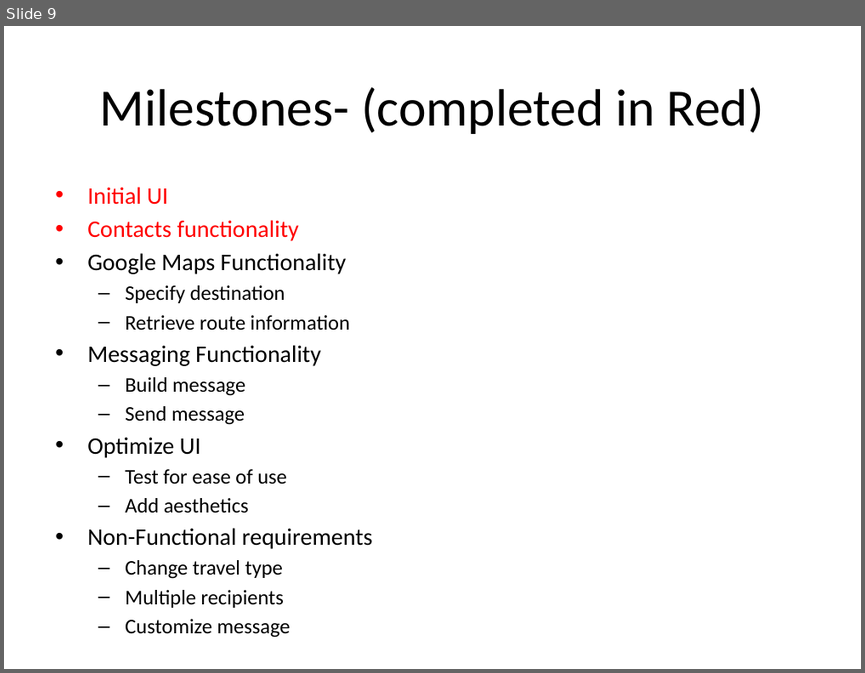
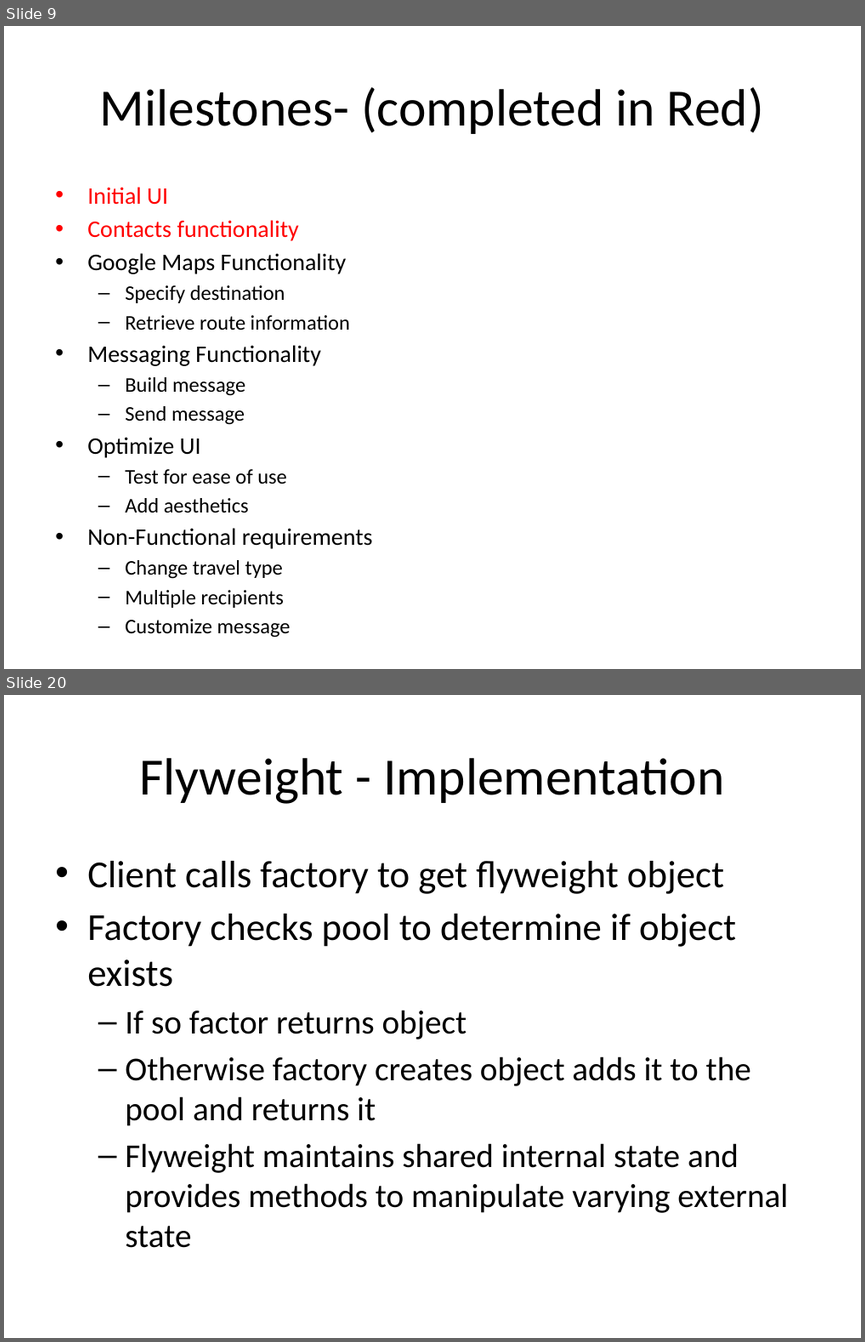
Before and after one commit to jmh9072/zolotnik, a slide deck: docs/Design review presentation.pptx. Shown one above the other, each under a label of ours: slide 9 before the commit, slides 9 and 20 after it; the slides between them are not shown. The pictures are 865x673 and 865x1342 pixels, drawn with LibreOffice and Linux fonts; fonts in the diff are those of the drawing. Boxes give left, top, right and bottom in pixels: in the first picture for what was removed or moved away, otherwise in the second. Text is boxed around its words. In the diff, an @@ line names an element or a change of style, - is before the commit and + after.

```diff
--- a/docs/Design review presentation.pptx
+++ b/docs/Design review presentation.pptx
@@ slide 20 added at (4, 695, 861, 1338), background #FFFFFF @@
@@ title added at (139, 758, 724, 804), 44 pt, text #000000 @@
+Flyweight - Implementation
@@ text added at (87, 861, 788, 1247), 28 pt, text #000000 @@
+• Client calls factory to get flyweight object
+• Factory checks pool to determine if object exists
+  – If so factor returns object
+  – Otherwise factory creates object adds it to the pool and returns it
+  – Flyweight maintains shared internal state and provides methods to manipulate varying external state
```
Also in this commit, not shown: 5 slides changed, 10 other slides added.
